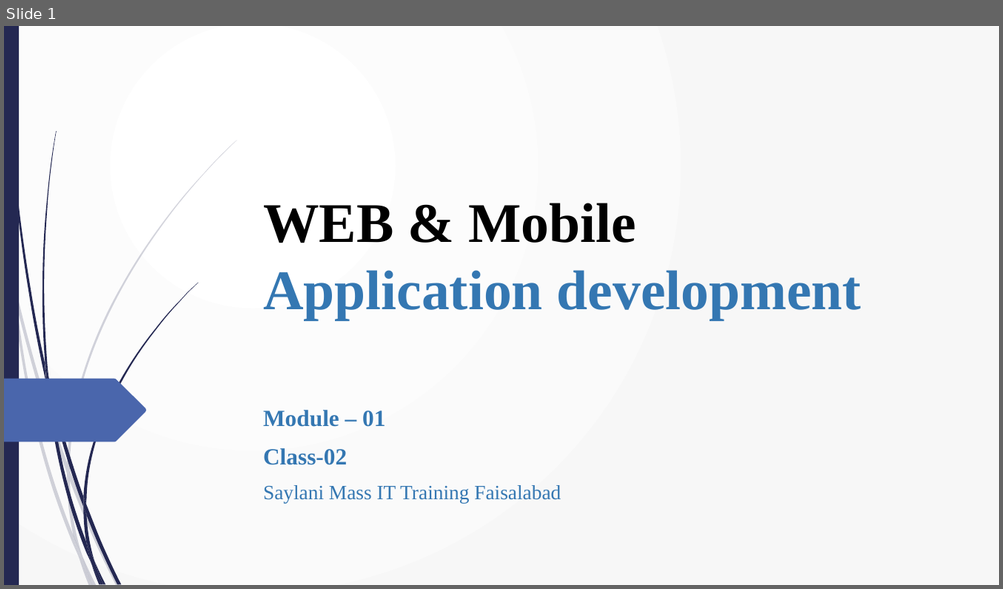
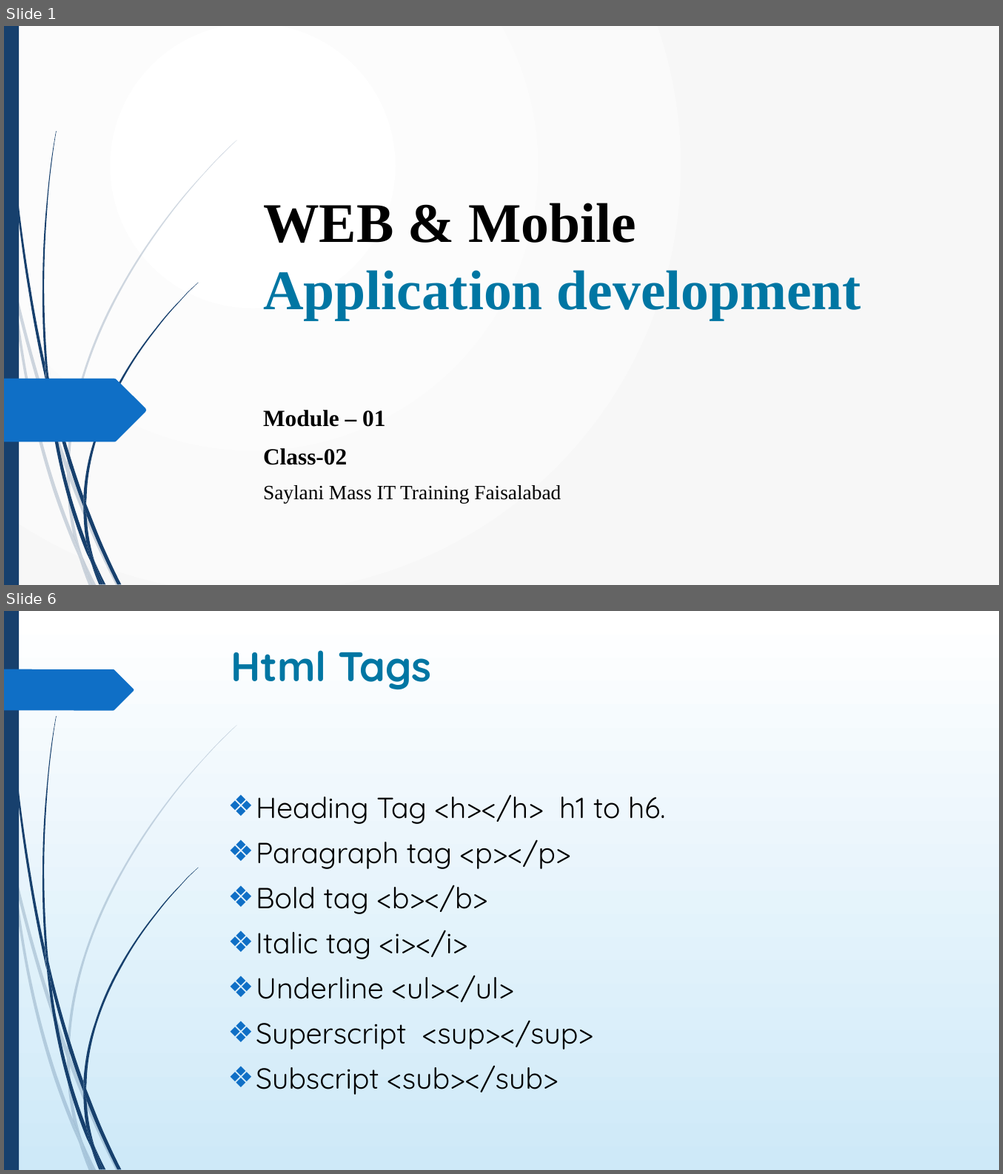
Before and after one commit to umairazmat/SMIT-WMA-6-A, a slide deck: Presentations/HTML Class 02.pptx. Shown one above the other, each under a label of ours: slide 1 before the commit, slides 1 and 6 after it; the slides between them are not shown. The pictures are 1003x589 and 1003x1174 pixels, drawn with LibreOffice and Linux fonts; fonts in the diff are those of the drawing. Boxes give left, top, right and bottom in pixels: in the first picture for what was removed or moved away, otherwise in the second. Text is boxed around its words. In the diff, an @@ line names an element or a change of style, - is before the commit and + after.

Commit message:
class 04

```diff
--- a/Presentations/HTML Class 02.pptx
+++ b/Presentations/HTML Class 02.pptx
@@ slide 6 added at (4, 611, 999, 1170), background gradient #FFFFFF to #CEEAF9; not listed: 23 template elements that a slide beside it also shows @@
@@ title added at (230, 650, 432, 690), 40 pt, text #0076A3, bold @@
+Html Tags
@@ freeform shape added at (4, 669, 134, 710), fill #0F6FC6 @@
@@ text added at (256, 795, 665, 1095), 28 pt, text #000000 @@
+❖ Heading Tag <h></h> h1 to h6.
+❖ Paragraph tag <p></p>
+❖ Bold tag <b></b>
+❖ Italic tag <i></i>
+❖ Underline <ul></ul>
+❖ Superscript <sup></sup>
+❖ Subscript <sub></sub>
@@ slide 1 changed as well @@
@@ title "WEB & Mobile Application development" at (263, 203, 861, 321): text colour #3477B2 to #0076A3 in "Application development" @@
@@ fill #242852 to #17406D in 13 elements at (6, 26, 46, 385), (48, 378, 83, 507), (86, 504, 121, 585), (46, 382, 91, 565), (95, 562, 106, 585), (45, 361, 52, 403), (83, 283, 198, 504), (91, 565, 101, 585), (83, 507, 94, 562), (83, 497, 86, 515), (86, 542, 103, 585), (4, 26, 19, 585), (42, 131, 57, 378) @@
@@ freeform shape at (4, 379, 147, 443): fill #4A66AC to #0F6FC6 @@
@@ subtitle "Module – 01" at (263, 410, 560, 503): text colour #3477B2 to #000000 @@
@@ fill #242852 at 20% opacity to #17406D at 20% opacity in 10 elements at (4, 236, 12, 287), (14, 284, 68, 473), (70, 471, 119, 585), (82, 557, 96, 585), (12, 287, 79, 559), (67, 473, 82, 557), (68, 140, 237, 471), (79, 559, 93, 585), (67, 463, 70, 481), (74, 536, 93, 585) @@
```
Also in this commit, not shown: 1 other slide changed, 5 other slides added, 5 slides removed, 10 other files.
